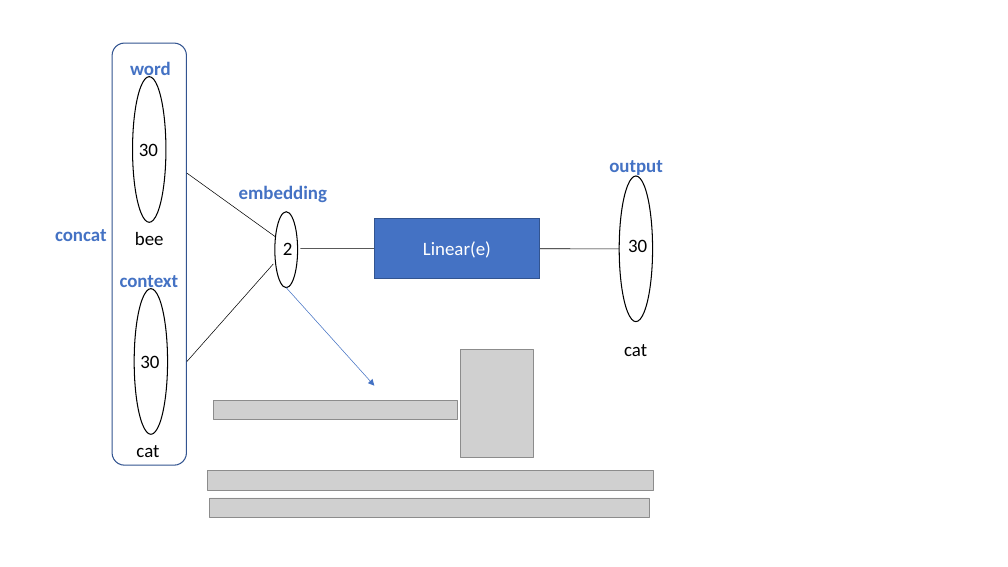
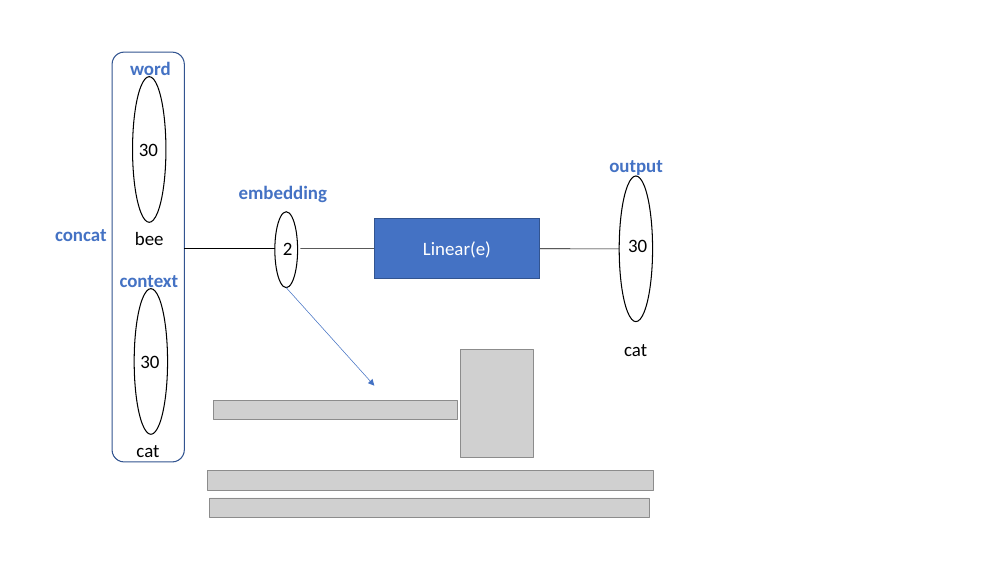
Before and after one commit to tulane-cmps6730/main, a slide deck: slide 10 of lec/language_models/figs/nn.pptx. Drawn at 1008x567 pixels with LibreOffice and Linux fonts; fonts in the diff are those of the drawing; grey boxes stand for pictures. Boxes give left, top, right and bottom in pixels: in the first picture for what was removed or moved away, otherwise in the second. Text is boxed around its words. In the diff, an @@ line names an element or a change of style, - is before the commit and + after.

```diff
--- a/lec/language_models/figs/nn.pptx
+++ b/lec/language_models/figs/nn.pptx
@@ rounded rectangle: place and size @@
-rounded rectangle at <box>112,43,186,465</box>
+rounded rectangle at <box>112,52,185,462</box>
@@ line moved from (187, 173) - (275, 237) to (185, 249) - (275, 249) @@
@@ line removed from (187, 361) to (274, 264) @@
```
Also in this commit, not shown: 1 other slide changed, 1 other file.
